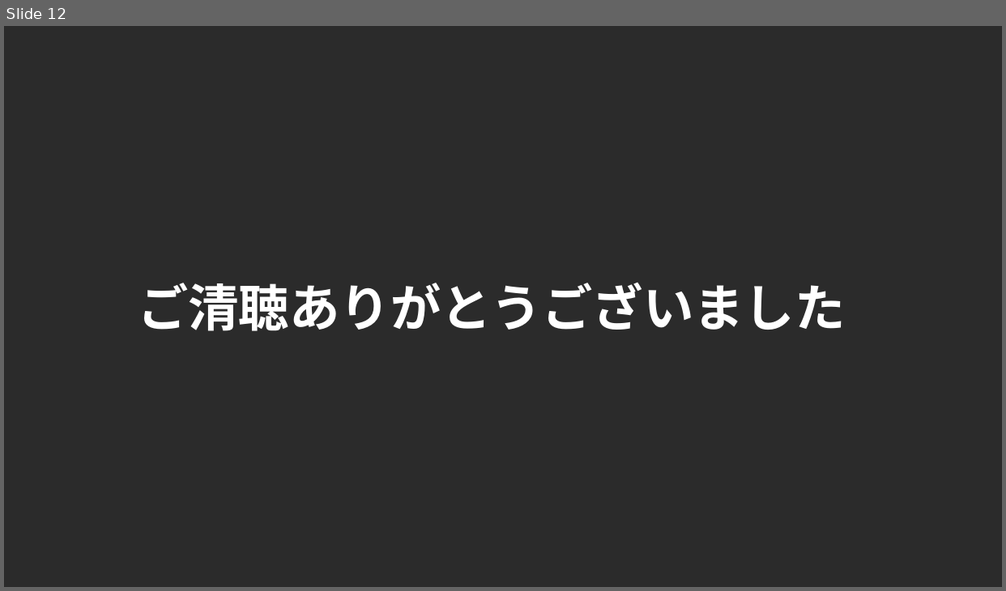
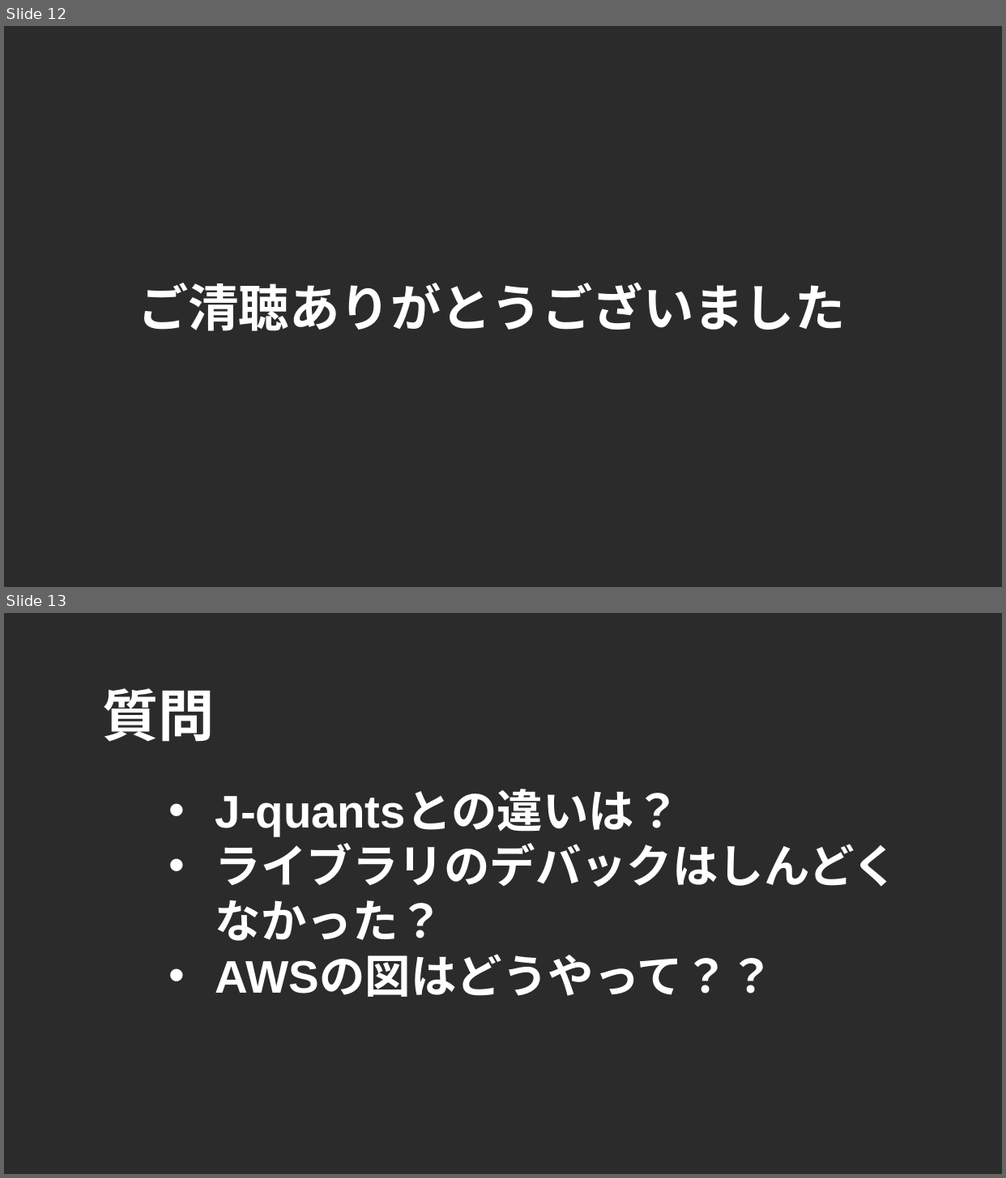
Before and after one commit to banzai80311315/test, a slide deck: serverless/serverlessLt.pptx. Shown one above the other, each under a label of ours: slide 12 before the commit, slides 12 and 13 after it. The pictures are 1006x591 and 1006x1178 pixels, drawn with LibreOffice and Linux fonts; fonts in the diff are those of the drawing; background and template pictures are left out; a plain dark background stands for a picture behind light text. Boxes give left, top, right and bottom in pixels: in the first picture for what was removed or moved away, otherwise in the second. Text is boxed around its words. In the diff, an @@ line names an element or a change of style, - is before the commit and + after.

```diff
--- a/serverless/serverlessLt.pptx
+++ b/serverless/serverlessLt.pptx
@@ slide 13 added at <box>4,613,1002,1174</box>, background picture (left out) @@
@@ title added at <box>102,688,215,742</box>, 54 pt, text #FFFFFF, bold @@
+質問
@@ text added at <box>215,792,899,997</box>, 44 pt, text #FFFFFF, bold @@
+• J-quantsとの違いは？
+• ライブラリのデバックはしんどくなかった？
+• AWSの図はどうやって？？
```
Also in this commit, not shown: 1 slide changed, 3 other files.
